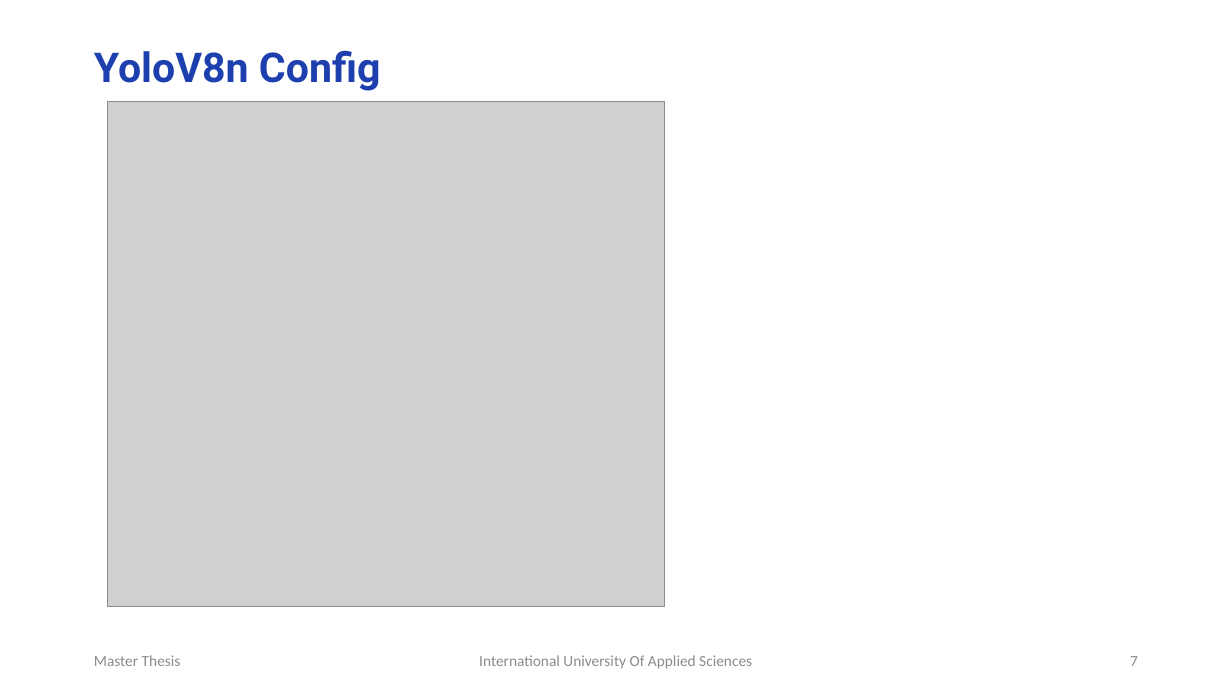
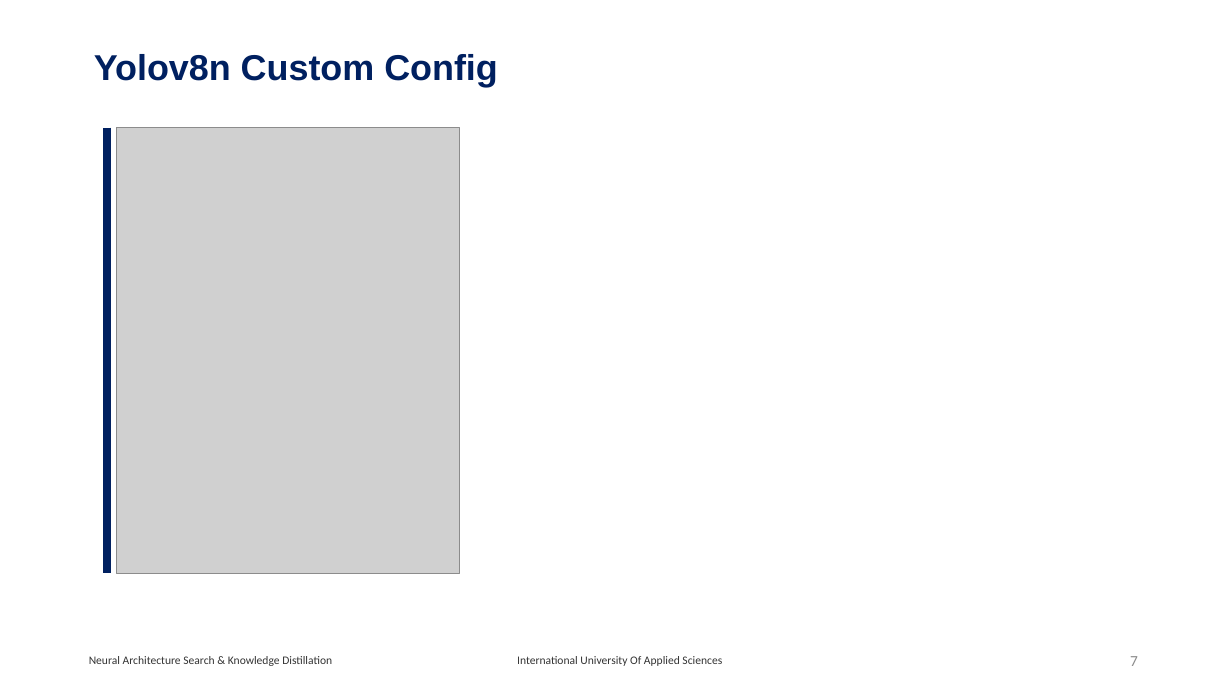
Before and after one commit to RajeshRamadas/yolov8-model-optimization, a slide deck: slide 7 of 01-Project-management/presentation/KnowledgeDistillation.pptx. Drawn at 1232x693 pixels with LibreOffice and Linux fonts; fonts in the diff are those of the drawing; grey boxes stand for pictures. Boxes give left, top, right and bottom in pixels: in the first picture for what was removed or moved away, otherwise in the second. Text is boxed around its words. In the diff, an @@ line names an element or a change of style, - is before the commit and + after.

```diff
--- a/01-Project-management/presentation/KnowledgeDistillation.pptx
+++ b/01-Project-management/presentation/KnowledgeDistillation.pptx
@@ title at bbox=[94, 54, 498, 87]: text changed; size 32 to 28 pt; font Roboto to Arial; text colour #1E40AF to #002060 @@
-YoloV8n Config
+Yolov8n Custom Config
@@ line added from (107, 128) to (107, 574), #002060 5.75 pt @@
@@ picture: place and size @@
-picture at bbox=[107, 102, 665, 607]
+picture at bbox=[116, 128, 460, 573]
@@ text added at bbox=[89, 656, 332, 666], 9 pt, text #000000 at 80% opacity @@
+Neural Architecture Search & Knowledge Distillation
@@ text removed at bbox=[94, 655, 181, 666] @@
-Master Thesis
@@ text "International University Of Applied Sciences": place and size @@
-text "International University Of Applied Sciences" at bbox=[479, 655, 752, 669]
+text "International University Of Applied Sciences" at bbox=[517, 656, 722, 666]
@@ text "International University Of Applied Sciences" at bbox=[517, 656, 722, 666]: size 12 to 9 pt, text colour #8C8C8C to #000000 at 80% opacity; alignment centre to right; line spacing 1 to 0.9; more space between paragraphs @@
```
Also in this commit, not shown: 10 other slides changed, 5 slides added, 7 slides removed.
